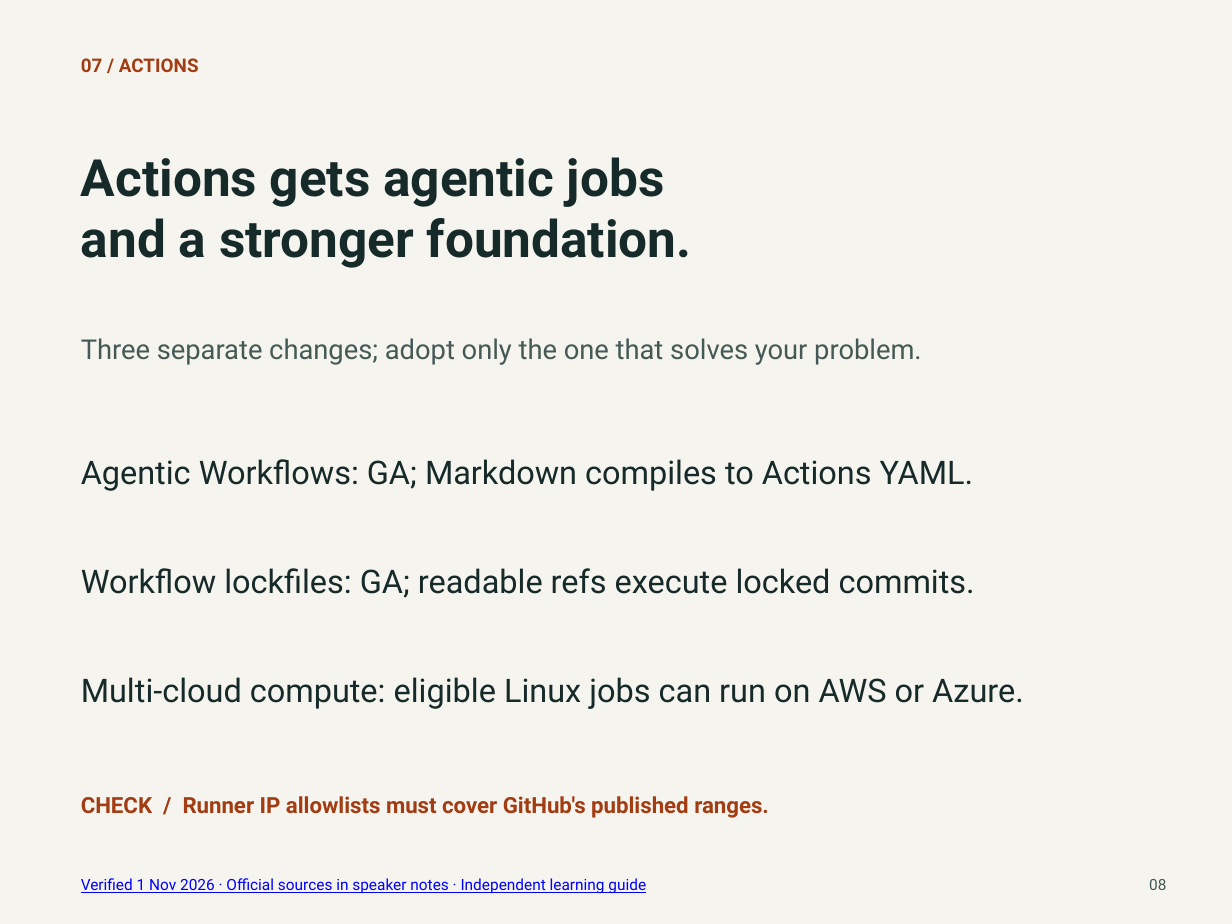
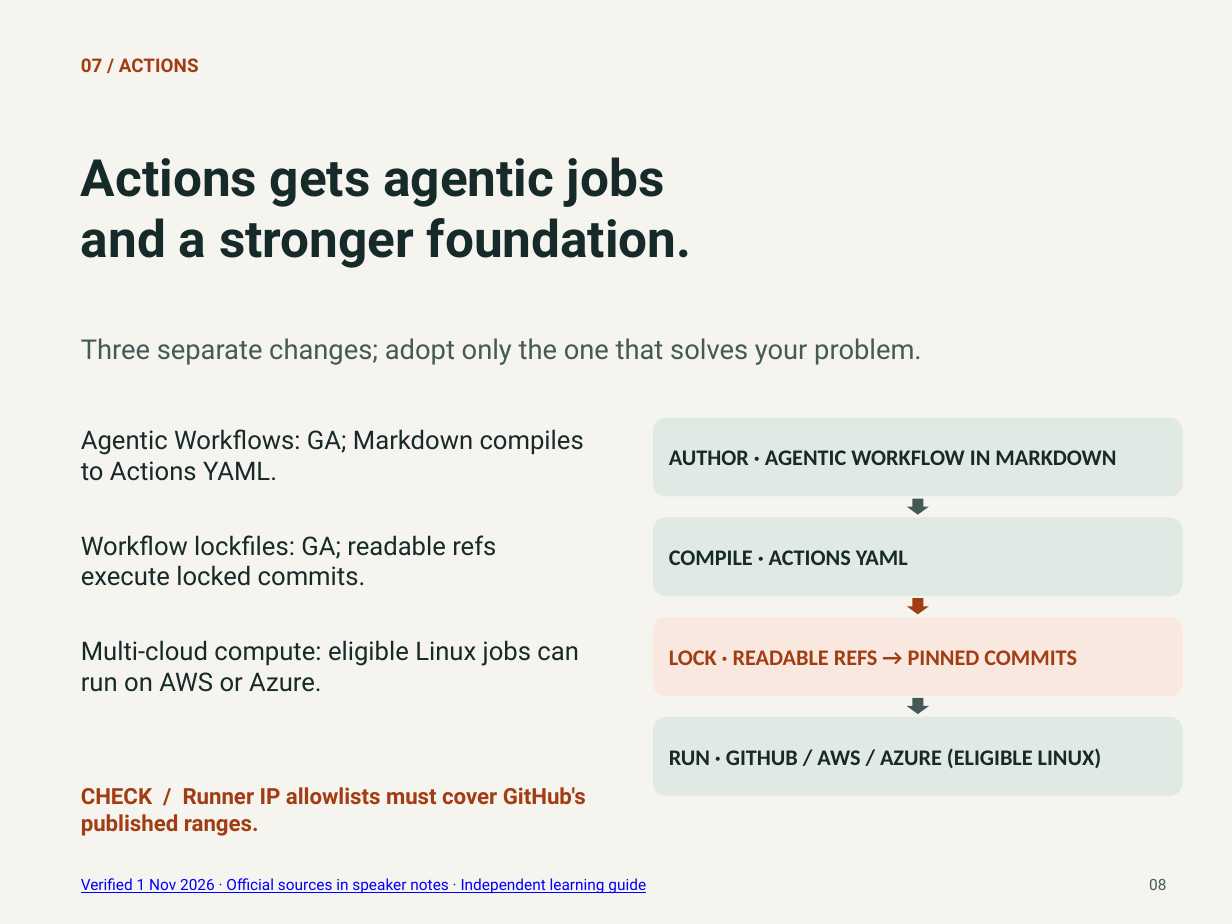
Before and after one commit to ragmha/lab, a slide deck: slide 8 of public/downloads/universe-2026-starter.pptx. Drawn at 1232x924 pixels with LibreOffice and Linux fonts; fonts in the diff are those of the drawing. Boxes give left, top, right and bottom in pixels: in the first picture for what was removed or moved away, otherwise in the second. Text is boxed around its words. In the diff, an @@ line names an element or a change of style, - is before the commit and + after.

```diff
--- a/public/downloads/universe-2026-starter.pptx
+++ b/public/downloads/universe-2026-starter.pptx
@@ text "Agentic Workflows: GA; Markdown compiles ...": place and size @@
-text "Agentic Workflows: GA; Markdown compiles ..." at (81, 459, 973, 491)
+text "Agentic Workflows: GA; Markdown compiles ..." at (81, 429, 584, 481)
@@ rounded rectangle added at (653, 418, 1183, 496), fill #E1E9E4, 13 pt, text #172A2A, bold @@
+AUTHOR · AGENTIC WORKFLOW IN MARKDOWN
@@ down arrow added at (907, 499, 929, 515), fill #455A57 @@
@@ text "Workflow lockfiles: GA; readable refs ...": place and size @@
-text "Workflow lockfiles: GA; readable refs ..." at (81, 568, 975, 598)
+text "Workflow lockfiles: GA; readable refs ..." at (81, 535, 496, 586)
@@ rounded rectangle added at (653, 517, 1183, 596), fill #E1E9E4, 13 pt, text #172A2A, bold @@
+COMPILE · ACTIONS YAML
@@ down arrow added at (907, 599, 929, 615), fill #A23D13 @@
@@ rounded rectangle added at (653, 617, 1183, 696), fill #F8E8DF, 13 pt, text #A23D13, bold @@
+LOCK · READABLE REFS → PINNED COMMITS
@@ size 19 to 15 pt in 3 elements at (81, 429, 584, 481), (81, 535, 496, 586), (81, 640, 579, 692) @@
@@ text "Multi-cloud compute: eligible Linux jobs ...": place and size @@
-text "Multi-cloud compute: eligible Linux jobs ..." at (81, 677, 1024, 709)
+text "Multi-cloud compute: eligible Linux jobs ..." at (81, 640, 579, 692)
@@ rounded rectangle added at (653, 717, 1183, 796), fill #E1E9E4, 13 pt, text #172A2A, bold @@
+RUN · GITHUB / AWS / AZURE (ELIGIBLE LINUX)
@@ down arrow added at (907, 697, 929, 713), fill #455A57 @@
@@ text "CHECK / Runner IP allowlists ..." rewrapped from (81, 796, 769, 818) to (81, 787, 586, 836) @@
```
Also in this commit, not shown: 12 other slides changed, 17 other files.
